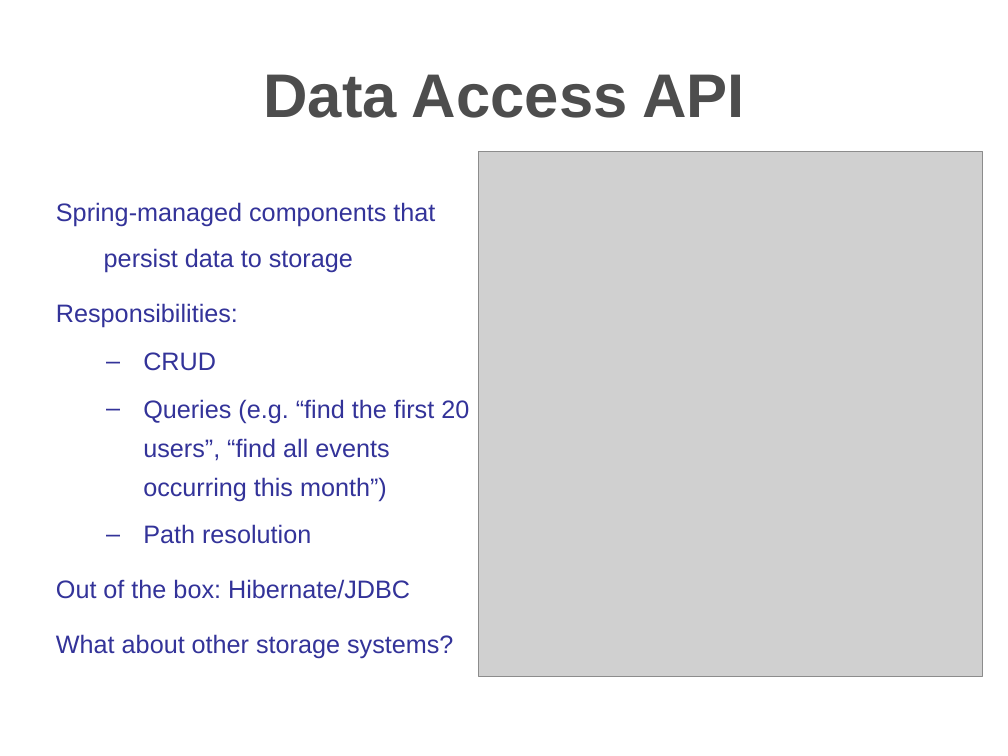
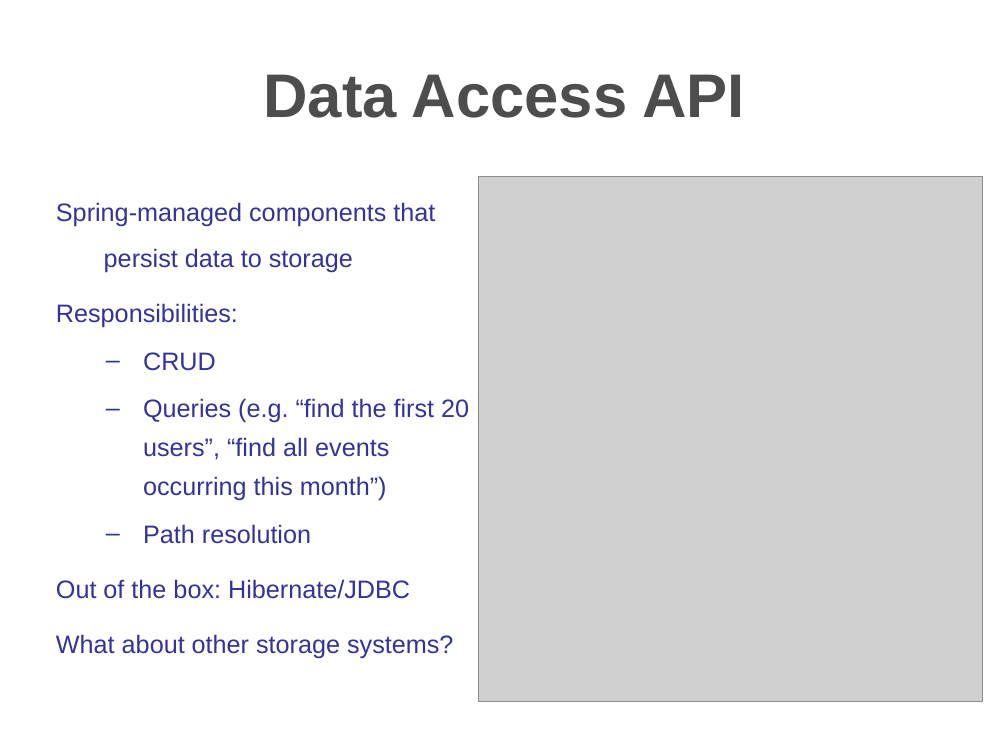
Before and after one commit to travis/cosmo, a slide deck: slide 22 of src/docs/presentations/apachecon2006.ppt (slide 21 before the commit). Drawn at 1008x756 pixels with LibreOffice and Linux fonts; fonts in the diff are those of the drawing; grey boxes stand for pictures; background and template pictures are left out. Boxes give left, top, right and bottom in pixels: in the first picture for what was removed or moved away, otherwise in the second. Text is boxed around its words. In the diff, an @@ line names an element or a change of style, - is before the commit and + after.

```diff
--- a/src/docs/presentations/apachecon2006.ppt
+++ b/src/docs/presentations/apachecon2006.ppt
@@ freeform shape at (0, 0, 1008, 159): fill gradient #FFFFFF to #6993CA to gradient #6993CA to #FFFFFF @@
@@ title "Data Access API" at (263, 74, 745, 118): line spacing 52pt to 51.9pt @@
@@ picture: place and size @@
-picture at (479, 151, 983, 676)
+picture at (479, 176, 983, 702)
@@ text at (143, 352, 469, 544): line spacing 28pt to 27.9pt @@
```
Also in this commit, not shown: 23 other slides changed, 10 slides added, 6 slides removed.
